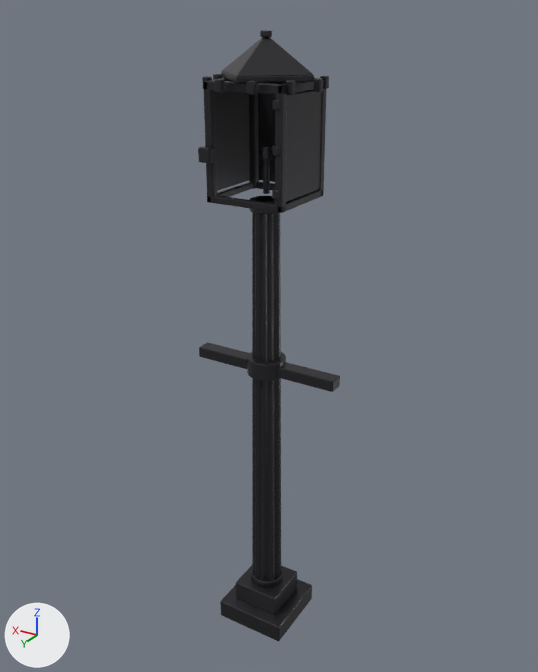
Two versions of the Blender file blender/B3/gaslamp.blend, one commit apart.
One viewpoint serves both versions: a 50 mm lens placed at (-1.35, 2.23, 2.44), pointed at (0.02, -0.04, 1.31). Lighting does not change. The marker at lower left points along +X, +Y and +Z. The older version comes first.

In view in the first picture: 'gaslamp'.
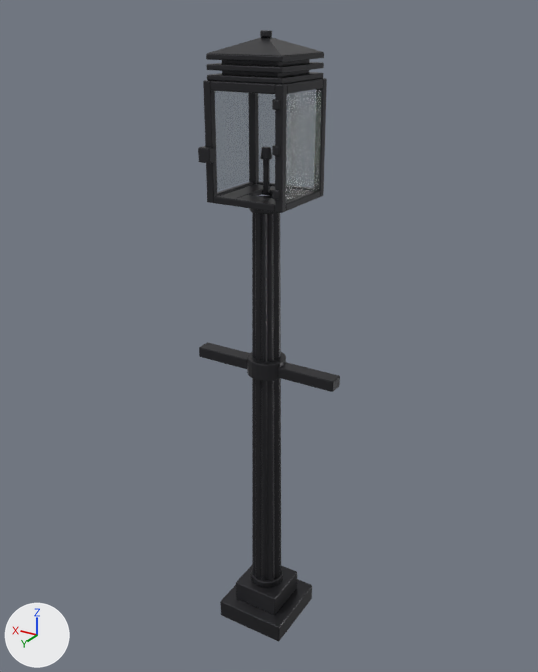
Changed parts and their boxes [x1, y1, x2, y2] in the pictures (538 x 672 px; the box of a moved part takes in the faces that stretch with it):
part 1 of me_gaslamp, added
    after: [221, 184, 271, 198]
part 2 of me_gaslamp, added
    after: [239, 195, 271, 202]
part 3 of me_gaslamp, added
    after: [262, 186, 275, 196]
part 4 of me_gaslamp, moved or reshaped
    before: [221, 71, 314, 83]
    after: [207, 72, 323, 84]
part 5 of me_gaslamp, added
    after: [206, 62, 324, 73]
part 6 of me_gaslamp, added
    after: [206, 52, 324, 62]
part 7 of me_gaslamp, added
    after: [222, 59, 310, 77]
part 8 of me_gaslamp, rebuilt (26% wider, 50% shorter)
    before: [222, 37, 313, 76]
    after: [207, 37, 322, 56]
part 9 of me_gaslamp, deleted
    before: [202, 74, 329, 95]
part 10 of me_gaslamp, moved or reshaped
    before: [207, 181, 324, 213]
    after: [214, 181, 320, 212]
part 11 of me_gaslamp, moved or reshaped
    before: [203, 78, 316, 94]
    after: [210, 79, 323, 94]
part 12 of me_gaslamp, recoloured
    both: [215, 90, 322, 202]

What changed in the scene script:
```text
Add mat_glass:
    mat_glass = principled_material('glass')
    mat_glass.base_color = (0.3, 0.36, 0.35)  # grey #95a2a0
    mat_glass.roughness = 0.15
    mat_glass.alpha = 0.35
    mat_glass.transmission_weight = 0.6
Change me_gaslamp:
    used by ob_gaslamp; location = (0.0, 0.0, 0.0)
    remove me_gaslamp.from_pydata(...)  # 548 vertices, 346 faces; spans x -0.3..0.3, y -0.2..0.2, z 0.0..2.4
    add me_gaslamp.from_pydata(...)  # 524 vertices, 328 faces; spans x -0.3..0.3, y -0.15..0.18, z 0.0..2.4
    me_gaslamp part 1: a new loose piece, a box spanning x 0.05..0.122, y -0.122..0.122, z 1.85..1.87, in mat_iron (dark grey #3c3c3f)
    me_gaslamp part 2: a new loose piece, a box spanning x -0.05..0.05, y 0.05..0.122, z 1.85..1.87, in mat_iron (dark grey #3c3c3f)
    me_gaslamp part 3: a new loose piece, a box spanning x -0.05..0.05, y -0.122..-0.05, z 1.85..1.87, in mat_iron (dark grey #3c3c3f)
    me_gaslamp part 4: the loose piece of 8 vertices spanning x -0.18..0.18, y -0.18..0.18, z 2.25..2.27 is turned -45 degrees about the z axis through its middle and scaled by 1.11
    me_gaslamp part 5: a new loose piece, a box spanning x -0.141..0.141, y -0.141..0.141, z 2.282..2.3, in mat_iron (dark grey #3c3c3f)
    me_gaslamp part 6: a new loose piece, a box spanning x -0.141..0.141, y -0.141..0.141, z 2.314..2.332, in mat_iron (dark grey #3c3c3f)
    me_gaslamp part 7: a new loose piece, a box spanning x -0.106..0.106, y -0.106..0.106, z 2.25..2.332, in mat_iron (dark grey #3c3c3f)
    me_gaslamp part 8: the loose piece of 8 vertices spanning x -0.18..0.18, y -0.18..0.18, z 2.27..2.38 is rebuilt with 8 vertices and now spans x -0.14..0.14, y -0.14..0.14, z 2.33..2.38
    me_gaslamp part 9: 10 loose pieces with 80 vertices, spanning x -0.21..0.21, y -0.2..0.2, z 2.22..2.26, are deleted
    me_gaslamp part 10
    8 vertices in x -0.15..0.15, y 0.15, z 1.85..1.88 move by (0.0, -0.03, 0.0)
    8 vertices in x -0.15..0.15, y -0.15, z 1.85..1.88 move by (0.0, 0.03, 0.0)
    8 vertices in x -0.13, y -0.15..0.15, z 1.85..1.88 move by (0.01, 0.0, 0.0)
    8 vertices in x 0.13, y -0.15..0.15, z 1.85..1.88 move by (-0.01, 0.0, 0.0)
    me_gaslamp part 11
    8 vertices in x -0.15..0.15, y 0.15, z 2.22..2.25 move by (0.0, -0.03, 0.0)
    8 vertices in x -0.15..0.15, y -0.15, z 2.22..2.25 move by (0.0, 0.03, 0.0)
    8 vertices in x -0.13, y -0.15..0.15, z 2.22..2.25 move by (0.01, 0.0, 0.0)
    8 vertices in x 0.13, y -0.15..0.15, z 2.22..2.25 move by (-0.01, 0.0, 0.0)
    me_gaslamp part 12: 4 faces spanning x -0.15..0.15, y -0.15..0.15, z 1.88..2.21 switch from mat_iron (dark grey #3c3c3f) to mat_glass (grey #95a2a0)
    other edits to the shape of me_gaslamp do not show in these pictures
```
